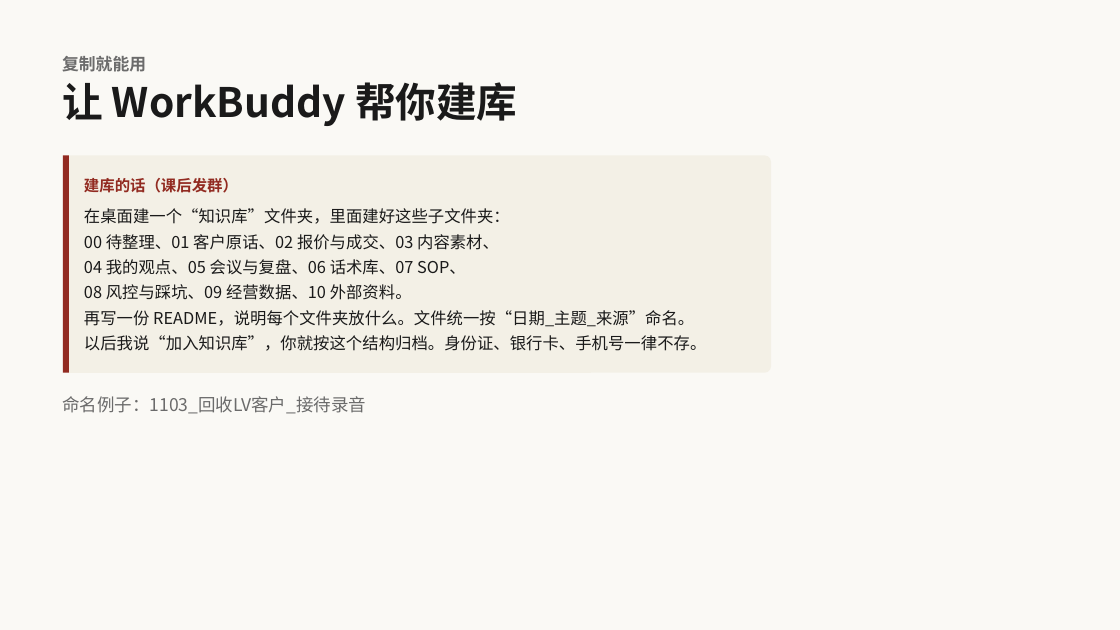
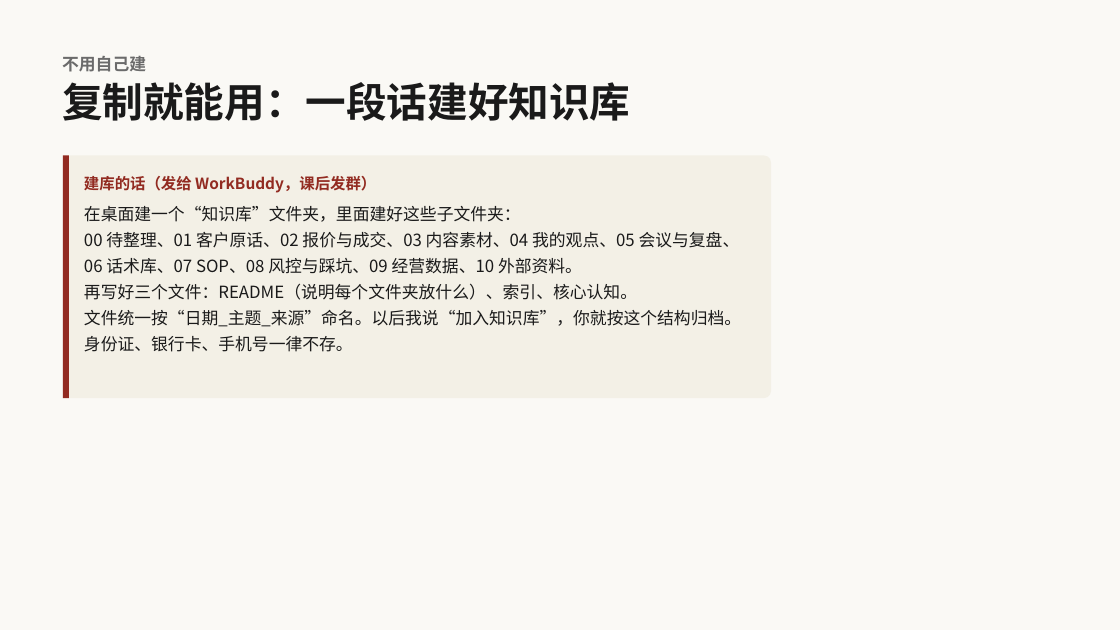
Before and after one commit to yayaaimengzhu-ops/plan, a slide deck: slide 17 of 11-04 先问对再让AI懂你-演示文稿·可编辑.pptx (slide 35 before the commit). Drawn at 1120x630 pixels with LibreOffice and Linux fonts; fonts in the diff are those of the drawing. Boxes give left, top, right and bottom in pixels: in the first picture for what was removed or moved away, otherwise in the second. Text is boxed around its words. In the diff, an @@ line names an element or a change of style, - is before the commit and + after.

```diff
--- a/11-04 先问对再让AI懂你-演示文稿·可编辑.pptx
+++ b/11-04 先问对再让AI懂你-演示文稿·可编辑.pptx
@@ text added at (62, 56, 146, 72), 14.4 pt, text #6B6B6B, bold @@
+不用自己建
@@ text at (62, 82, 630, 121): text changed; size 14.4 to 34.8 pt; text colour #6B6B6B to #1A1A1A @@
-复制就能用
+复制就能用：一段话建好知识库
@@ text removed at (62, 82, 517, 126) @@
-让 WorkBuddy 帮你建库
@@ rounded rectangle: place and size @@
-rounded rectangle at (63, 155, 771, 373)
+rounded rectangle at (63, 155, 771, 398)
@@ rectangle: place and size @@
-rectangle at (63, 155, 69, 373)
+rectangle at (63, 155, 69, 398)
@@ text at (84, 176, 376, 193): text changed @@
-建库的话（课后发群）
+建库的话（发给 WorkBuddy，课后发群）
@@ text at (84, 206, 521, 222): size 14 to 14.4 pt in "在桌面建一个“知识库”文件夹，里面建好这些子文件夹："; line spacing 21.7pt to 22.3pt @@
@@ text at (84, 232, 741, 352): text changed; size 14 to 14.4 pt @@
-00 待整理、01 客户原话、02 报价与成交、03 内容素材、
-04 我的观点、05 会议与复盘、06 话术库、07 SOP、
-08 风控与踩坑、09 经营数据、10 外部资料。
-再写一份 README，说明每个文件夹放什么。文件统一按“日期_主题_来源”命名。
-以后我说“加入知识库”，你就按这个结构归档。身份证、银行卡、手机号一律不存。
+00 待整理、01 客户原话、02 报价与成交、03 内容素材、04 我的观点、05 会议与复盘、
+06 话术库、07 SOP、08 风控与踩坑、09 经营数据、10 外部资料。
+再写好三个文件：README（说明每个文件夹放什么）、索引、核心认知。
+文件统一按“日期_主题_来源”命名。以后我说“加入知识库”，你就按这个结构归档。
+身份证、银行卡、手机号一律不存。
@@ text removed at (62, 396, 366, 414) @@
-命名例子：1103_回收LV客户_接待录音
```
Also in this commit, not shown: 16 other slides changed, 3 slides added, 28 slides removed, 1 other file.
